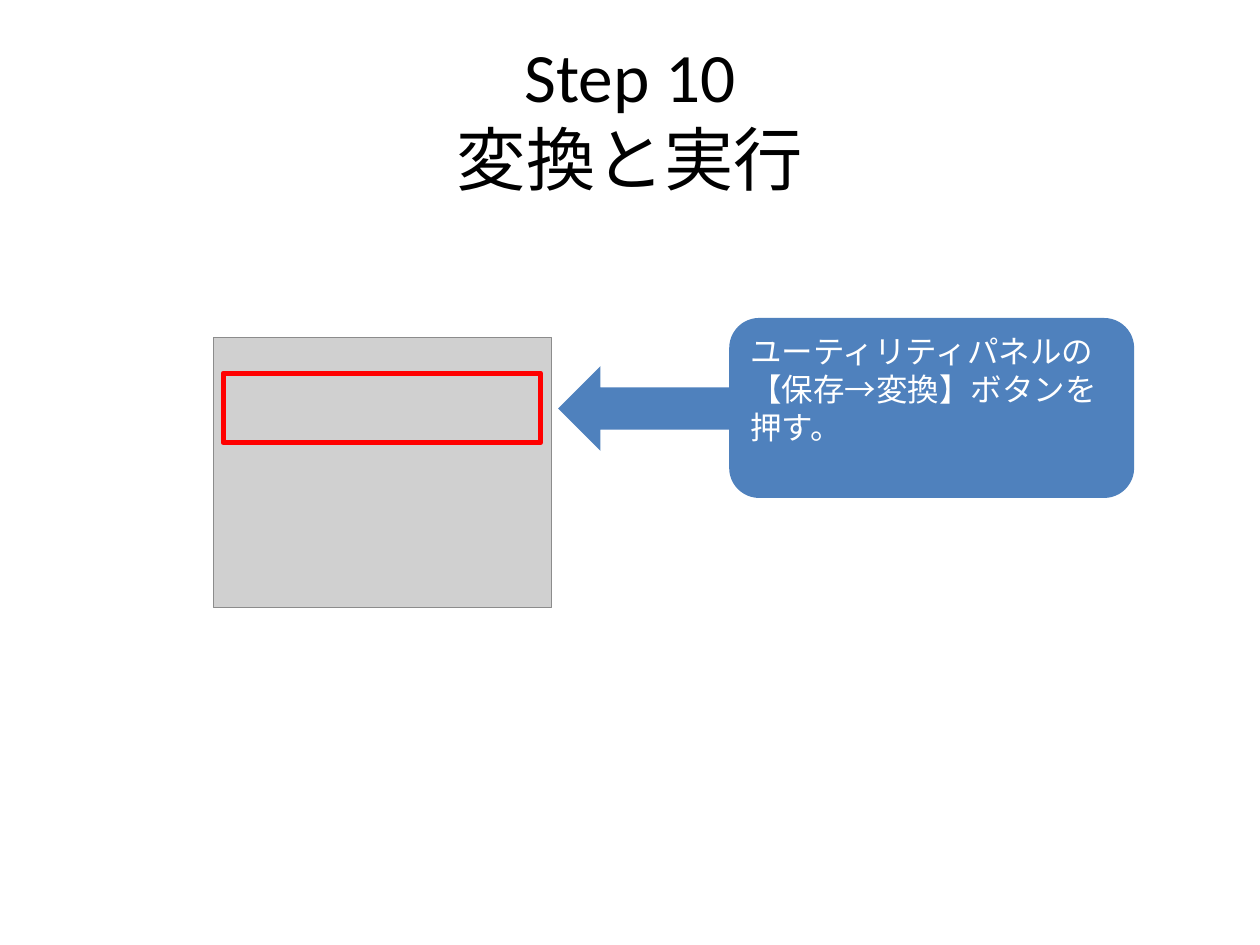
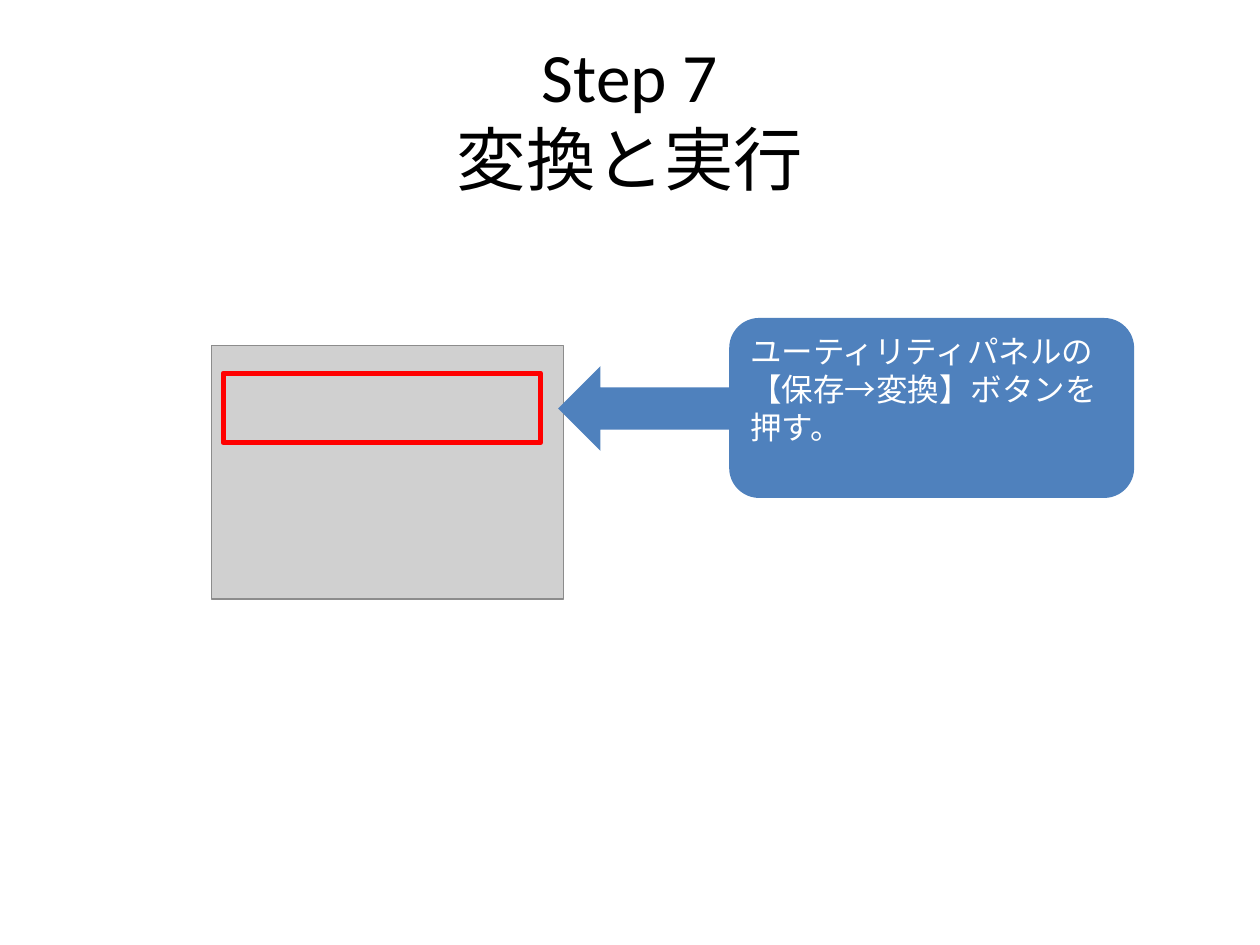
Before and after one commit to NNNIC/psgg-unity-tutorial, a slide deck: slide 15 of PSGG Unity Tutorial #2.pptx (slide 17 before the commit). Drawn at 1260x945 pixels with LibreOffice and Linux fonts; fonts in the diff are those of the drawing; grey boxes stand for pictures. Boxes give left, top, right and bottom in pixels: in the first picture for what was removed or moved away, otherwise in the second. Text is boxed around its words. In the diff, an @@ line names an element or a change of style, - is before the commit and + after.

```diff
--- a/PSGG Unity Tutorial #2.pptx
+++ b/PSGG Unity Tutorial #2.pptx
@@ title at [457,57,803,191]: text changed @@
-Step 10
-変換と実行
+Step 7
+変換と実行
@@ picture: place and size @@
-picture at [213,338,552,609]
+picture at [212,345,563,598]
```
Also in this commit, not shown: 10 other slides changed, 4 slides added, 6 slides removed, 3 other files.
